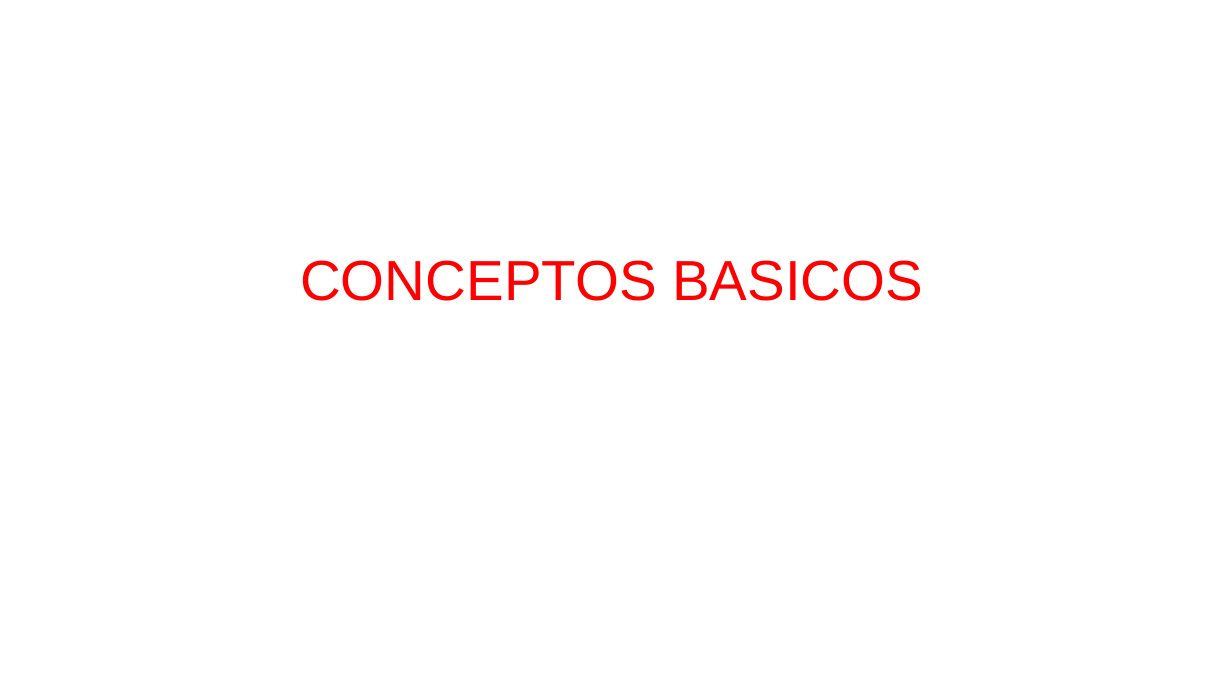
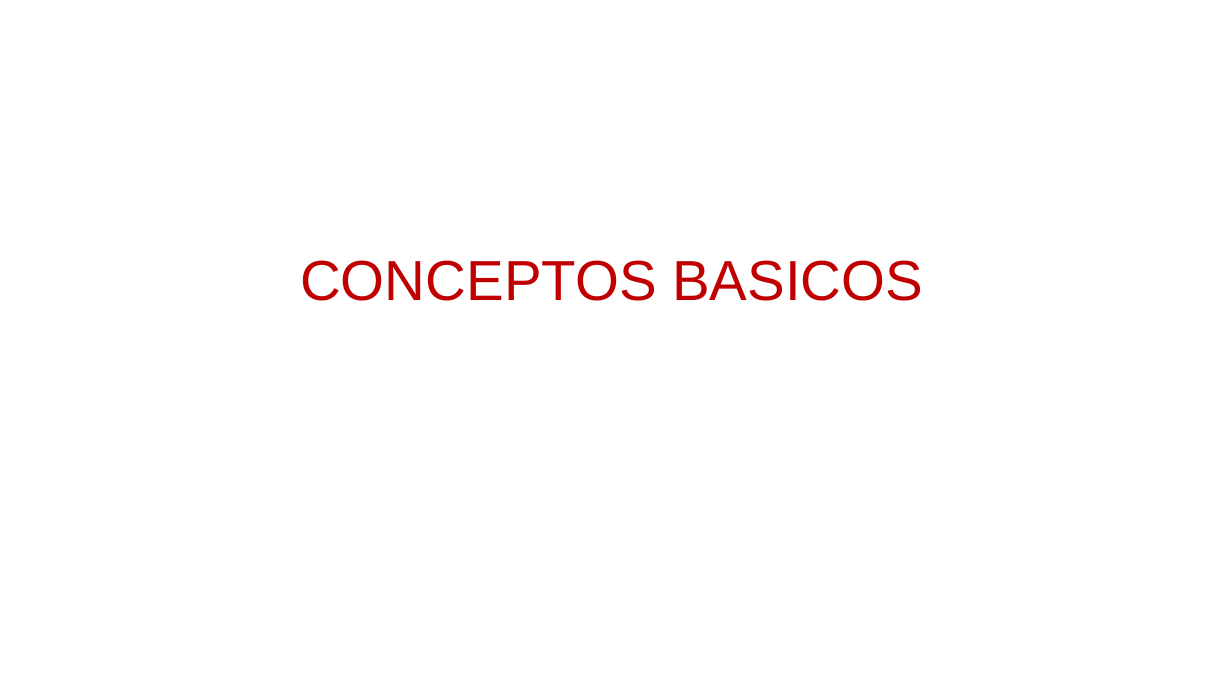
Before and after one commit to daniiel/cursos, a slide deck: slide 31 of Scrum/introduccion a scrum.pptx (slide 33 before the commit). Drawn at 1232x693 pixels with LibreOffice and Linux fonts; fonts in the diff are those of the drawing. Boxes give left, top, right and bottom in pixels: in the first picture for what was removed or moved away, otherwise in the second. Text is boxed around its words. In the diff, an @@ line names an element or a change of style, - is before the commit and + after.

```diff
--- a/Scrum/introduccion a scrum.pptx
+++ b/Scrum/introduccion a scrum.pptx
@@ text "CONCEPTOS BASICOS" at (300, 260, 923, 301): text colour #FF0000 to #C00000 @@
```
Also in this commit, not shown: 16 other slides changed, 2 slides removed, 4 other files.
